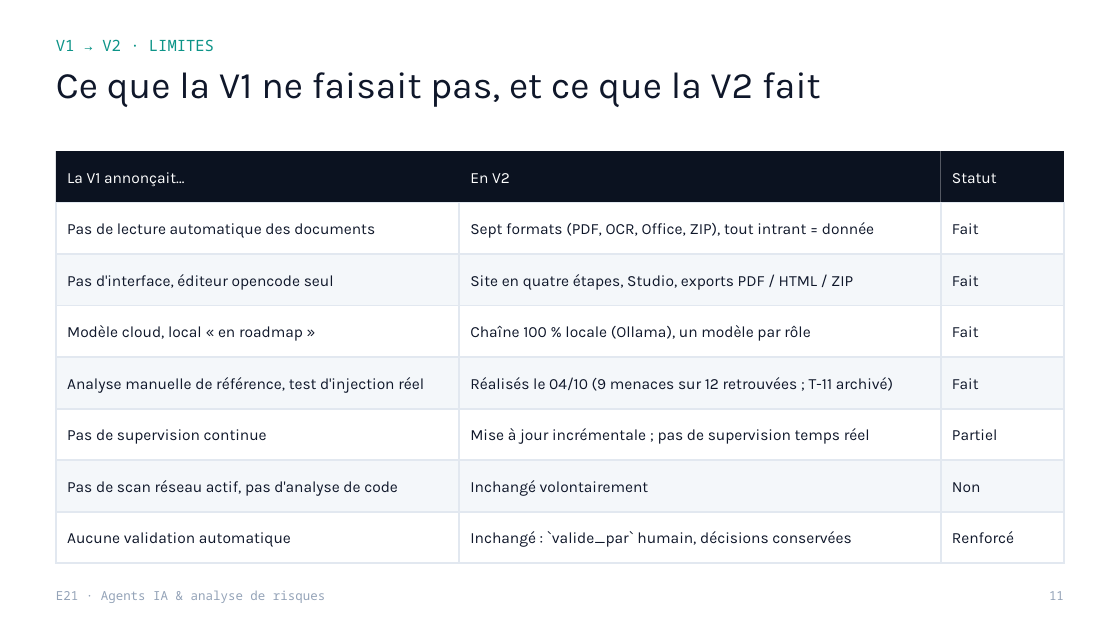
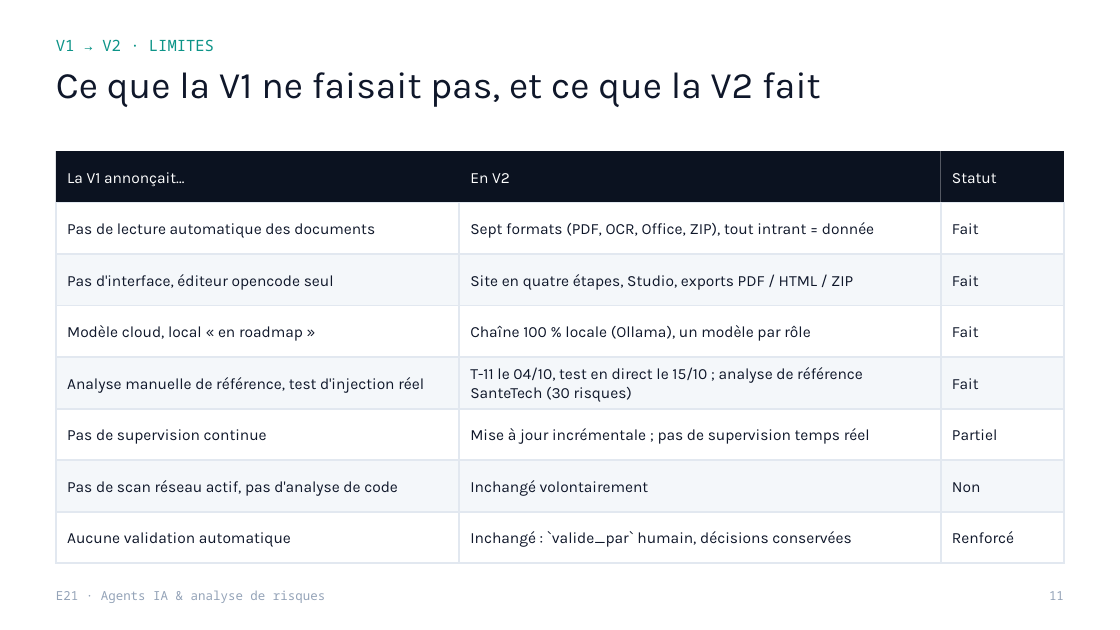
Before and after one commit to MelvinBzh/management_de_la_securite, a slide deck: slide 11 of livrables/V2-ameliorations/Soutenance_E21_V2.pptx. Drawn at 1120x630 pixels with LibreOffice and Linux fonts; fonts in the diff are those of the drawing. Boxes give left, top, right and bottom in pixels: in the first picture for what was removed or moved away, otherwise in the second. Text is boxed around its words. In the diff, an @@ line names an element or a change of style, - is before the commit and + after.

```diff
--- a/livrables/V2-ameliorations/Soutenance_E21_V2.pptx
+++ b/livrables/V2-ameliorations/Soutenance_E21_V2.pptx
@@ text at [470,367,863,402]: text changed @@
-Réalisés le 04/10 (9 menaces sur 12 retrouvées ; T-11 archivé)
+T-11 le 04/10, test en direct le 15/10 ; analyse de référence SanteTech (30 risques)
```
Also in this commit, not shown: 2 other slides changed, 40 other files.
